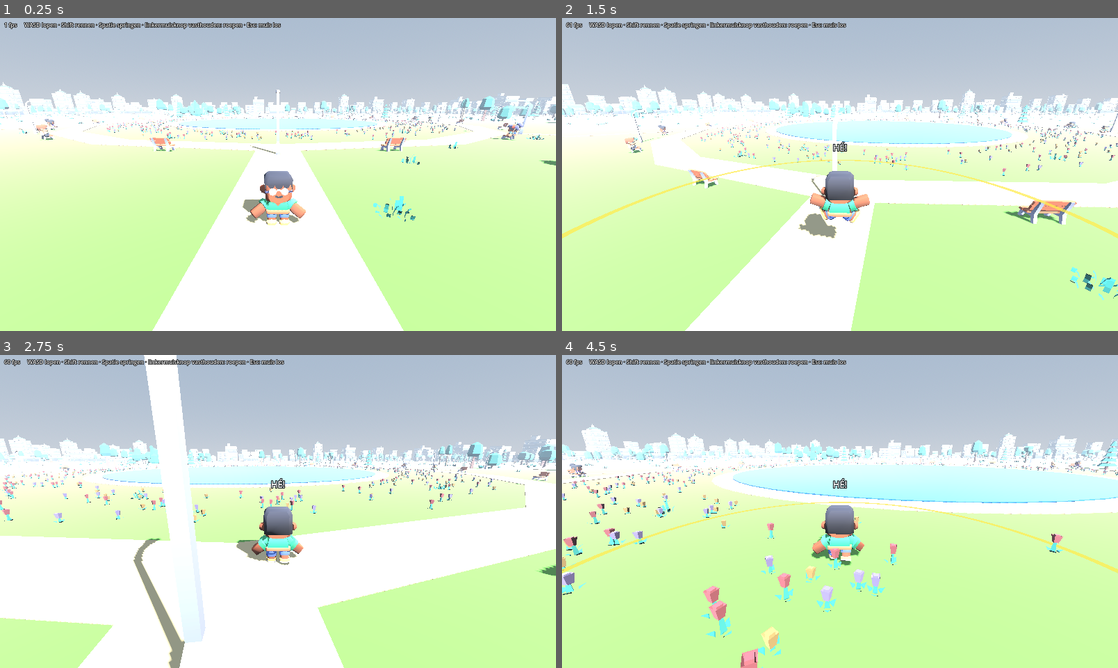
Above: before the commit, frames 1-4 (two rows, left to right).
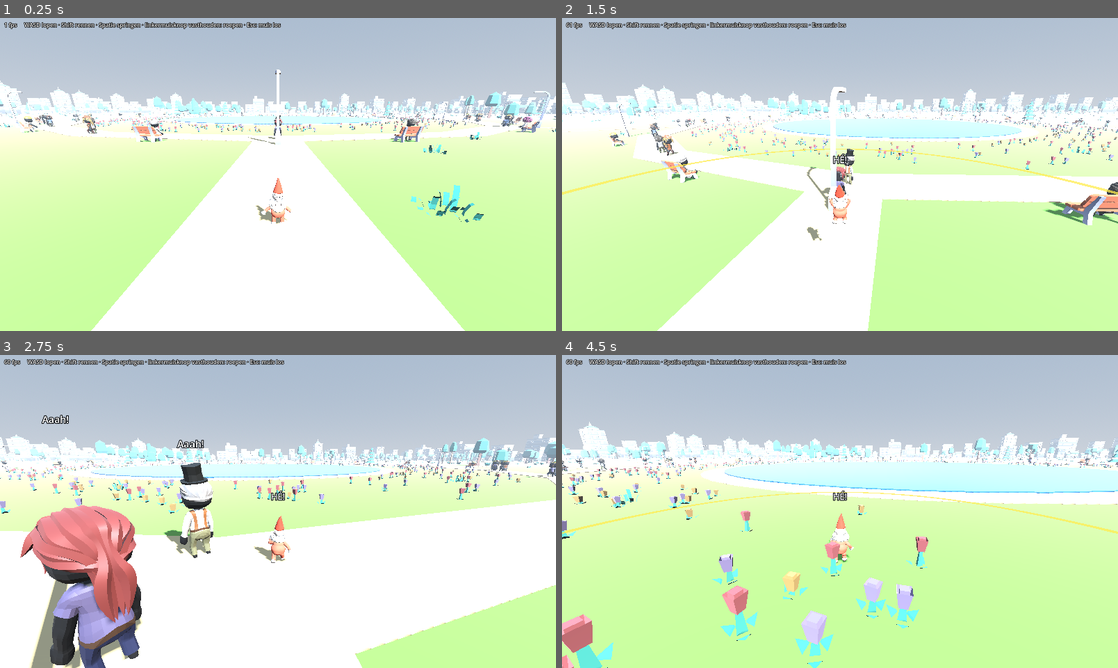
Above: after the commit, the same moments.

Repository: Vampie/GTKW_144.P
Game: Godot game, scene res://main.tscn
Two runs of this game, one before a commit and one after it. Both use one fixed random seed, a clock stepped at 60 frames per second and the inputs below.
Inputs (mouse positions are in pixels of both pictures, inside the frame that each line leads up to):
- Up to frame 1 (0.25 s): no input
- Up to frame 2 (1.5 s): tap Enter at 0.5 s; move the mouse to (867, 174) at 0.52 s; hold Shift 0.53-1.28 s; hold W from 0.53 s (still down); click (867, 174) at 0.67 s; tap Space at 0.77 s; move the mouse to (812, 174) at 1.27 s; tap Shift at 1.35 s; click (812, 174) at 1.42 s
- Up to frame 3 (2.75 s): keep holding W; tap Space at 1.52 s; move the mouse to (289, 505) at 2.02 s; hold Shift from 2.03 s (still down); click (289, 505) at 2.17 s
- Up to frame 4 (4.5 s): keep holding W; move the mouse to (834, 517) at 2.77 s; release Shift at 2.78 s; tap Shift at 2.85, 4.35 s; click (834, 517) at 2.92 s; tap Space at 3.02, 3.77 s; move the mouse to (878, 514) at 3.52 s; hold Shift 3.53-4.28 s; click (878, 514) at 3.67 s; move the mouse to (795, 508) at 4.27 s; click (795, 508) at 4.42 s

The runs differ from the first frame. In frame 1, 17% of the frame differs, in the area x 0-100%, y 16-100%; in frame 2, 15%; in frame 3, 30%, in the area x 0-100%, y 0-100%; in frame 4, 17%.

Commit message:
Humeur, Quaternius-figuren, kabouter als speler en 120 mensen

Diff:
--- a/Game/project.godot
+++ b/Game/project.godot
@@ -19,6 +19,10 @@
 window/size/viewport_width=1600
 window/size/viewport_height=900
 
+[filesystem]
+
+import/blender/enabled=false
+
 [layer_names]
 
 3d_physics/layer_1="wereld"
--- a/Game/scripts/main.gd
+++ b/Game/scripts/main.gd
@@ -7,10 +7,12 @@
 ##   --bench  turn the camera for 10 seconds, print the frame rate and quit
 ##   --cam=x,y,z,tx,ty,tz   look from x,y,z at tx,ty,tz
 
-const PEOPLE := 30
-const SITTING := 8
-const MODELS := ["female-a", "female-b", "female-c", "female-d", "female-e", "female-f",
-	"male-b", "male-c", "male-d", "male-e", "male-f", "male-g", "worker"]
+const PEOPLE := 120
+const SITTING := 20
+const MODELS := ["Casual_Female", "Casual2_Female", "Casual2_Male", "Casual3_Female", "Casual3_Male",
+	"Chef_Female", "Chef_Male", "Doctor_Female_Old", "Doctor_Female_Young", "Doctor_Male_Old",
+	"Doctor_Male_Young", "OldClassy_Female", "OldClassy_Male", "Suit_Female", "Worker_Female",
+	"Worker_Male", "Cowboy_Female", "Cowboy_Male", "Kimono_Female", "Kimono_Male"]
 const TYPES := [Visitor.Type.CURIOUS, Visitor.Type.CURIOUS, Visitor.Type.CURIOUS, Visitor.Type.CURIOUS,
 	Visitor.Type.SKITTISH, Visitor.Type.SKITTISH, Visitor.Type.SKITTISH,
 	Visitor.Type.GRUMPY, Visitor.Type.GRUMPY, Visitor.Type.HEADPHONES, Visitor.Type.HEADPHONES]
@@ -109,7 +111,7 @@
 	for n in PEOPLE:
 		var v := Visitor.new()
 		v.park = park
-		v.model_path = "res://assets/characters/character-%s.glb" % MODELS[rng.randi() % MODELS.size()]
+		v.model_path = "res://assets/characters/%s.gltf" % MODELS[rng.randi() % MODELS.size()]
 		v.type = TYPES[rng.randi() % TYPES.size()]
 		if n < SITTING:
 			v.mode = Visitor.Mode.SIT
--- a/Game/scripts/park.gd
+++ b/Game/scripts/park.gd
@@ -27,8 +27,8 @@
 const LAMP_TURN := 0.0
 const ROAD_TURN := 0.0
 const BUILDING_TURN := 0.0
-const SEAT_FORWARD := -0.25  # seat position relative to the middle of the bench
-const SEAT_HEIGHT := 0.55    # the sit animation sits on the ground, the bench seat is higher
+const SEAT_FORWARD := 0.35   # where a sitter stands before sitting down, from the middle of the bench
+const SEAT_HEIGHT := 0.0     # the sit animation already lowers the hips onto chair height
 
 const TREES := ["tree_default", "tree_oak", "tree_detailed", "tree_fat", "tree_simple",
 	"tree_tall", "tree_default_dark", "tree_oak_dark", "tree_pineRoundA", "tree_pineTallA"]
--- a/Game/scripts/person.gd
+++ b/Game/scripts/person.gd
@@ -3,11 +3,19 @@
 
 ## Shared body of the player and the park visitors: model, animations and speech bubble.
 
-const SCALE := 2.4           # Kenney mini characters are 0.7 tall; this makes them about 1.7 m
-const WALK_ANIM := 2.5       # speed in m/s at which the walk animation plays at normal speed
-const RUN_ANIM := 5.5        # same for the sprint animation
-const LOOPS := ["idle", "walk", "sprint", "sit", "fall"]
+const SCALE := 0.55          # Quaternius characters are about 3.2 tall; this makes them about 1.75 m
+const WALK_ANIM := 0.8       # ground speed in m/s the Quaternius walk animation was made for (measured from the feet)
+const RUN_ANIM := 2.3        # same for the run animation
+const MAX_ANIM_SPEED := 3.0  # never play a walk or run faster than this; above it the feet slide instead
+# What the game asks for -> animation in the models. The Quaternius pack has no wave
+# or angry emote, so a jump says hello and a punch in the air says go away.
+# Only the player's gnome has "Shout".
+const ANIMS := {"idle": "Idle", "walk": "Walk", "sprint": "Run", "jump": "Jump",
+	"sit": "SitDown", "wave": "Jump", "angry": "Punch", "scared": "RecieveHit", "shout": "Shout"}
+const LOOPS := ["idle", "walk", "sprint"]
 
+var walk_anim := WALK_ANIM  # a model with other step lengths sets its own values before setup()
+var run_anim := RUN_ANIM
 var model: Node3D
 var anim: AnimationPlayer
 var bubble := Label3D.new()
@@ -15,41 +23,46 @@
 var _bubble_left := 0.0
 
 
-func setup(model_path: String) -> void:
+## height: of the person in metres after scaling; sets the collision capsule and the speech bubble.
+func setup(model_path: String, model_scale := SCALE, height := 1.7) -> void:
 	var capsule := CapsuleShape3D.new()
-	capsule.radius = 0.35
-	capsule.height = 1.7
+	capsule.radius = minf(0.35, height / 3.0)
+	capsule.height = height
 	var shape := CollisionShape3D.new()
 	shape.shape = capsule
-	shape.position.y = 0.85
+	shape.position.y = height / 2.0
 	add_child(shape)
-	model = load(model_path).instantiate()
-	model.scale = Vector3.ONE * SCALE
+	model = load(model_path).instantiate()  # looks along +Z
+	model.scale = Vector3.ONE * model_scale
 	add_child(model)
 	anim = model.find_child("AnimationPlayer", true, false)
 	for n: String in LOOPS:
-		anim.get_animation(n).loop_mode = Animation.LOOP_LINEAR
+		anim.get_animation(ANIMS[n]).loop_mode = Animation.LOOP_LINEAR
 	bubble.billboard = BaseMaterial3D.BILLBOARD_ENABLED
 	bubble.no_depth_test = true
 	bubble.fixed_size = true
 	bubble.pixel_size = 0.0012
 	bubble.outline_size = 12
-	bubble.position.y = 2.4
+	bubble.position.y = height * 1.4
 	bubble.visible = false
 	add_child(bubble)
 
 
-func play(anim_name: String, speed := 1.0) -> void:
-	if anim.current_animation != anim_name or not anim.is_playing():
+## One-shot animations (sit, jump) hold their last pose; restart plays one again from the start.
+func play(what: String, speed := 1.0, restart := false) -> void:
+	var anim_name: String = ANIMS[what]
+	if restart:
+		anim.stop(true)
+	if restart or anim.assigned_animation != anim_name:
 		anim.play(anim_name, 0.2)
 	anim.speed_scale = speed
 
 
 func play_move(speed: float) -> void:
 	if speed < 3.0:
-		play("walk", speed / WALK_ANIM)
+		play("walk", minf(speed / walk_anim, MAX_ANIM_SPEED))
 	else:
-		play("sprint", speed / RUN_ANIM)
+		play("sprint", minf(speed / run_anim, MAX_ANIM_SPEED))
 
 
 func say(text: String, seconds := 3.0, size := 40) -> void:
--- a/Game/scripts/player.gd
+++ b/Game/scripts/player.gd
@@ -11,24 +11,28 @@
 const MAX_RADIUS := 45.0
 const FULL_CHARGE := 1.5  # seconds of holding for the loudest shout
 const MOUSE_SPEED := 0.003
+const MODEL := "res://assets/characters/gnome/gnome.glb"  # made in metres, 1.02 m tall with hat
 
 var pivot := Node3D.new()
 var ring := MeshInstance3D.new()
-var charge := -1.0  # seconds the shout button is held; below 0 when not shouting
+var charge := -1.0      # seconds the shout button is held; below 0 when not shouting
+var shout_left := 0.0   # seconds left of the shout animation
 
 
 func _ready() -> void:
 	collision_layer = 2
 	collision_mask = 1 | 4  # world and visitors
-	setup("res://assets/characters/character-male-a.glb")
-	pivot.position.y = 1.6
+	walk_anim = 0.23  # the gnome takes small steps (measured from its feet)
+	run_anim = 3.2    # measured 0.8, but true-to-speed legs look too frantic; now 1.25x when walking, 2.5x when running
+	setup(MODEL, 1.0, 1.0)
+	pivot.position.y = 1.1
 	pivot.rotation.x = -0.3
 	add_child(pivot)
 	var arm := SpringArm3D.new()
 	var probe := SphereShape3D.new()
 	probe.radius = 0.3
 	arm.shape = probe
-	arm.spring_length = 6.0
+	arm.spring_length = 4.0
 	arm.collision_mask = 1
 	pivot.add_child(arm)
 	arm.add_excluded_object(get_rid())
@@ -69,12 +73,15 @@
 		velocity.y = JUMP
 	move_and_slide()
 	face(dir, delta)
+	shout_left -= delta
 	if not is_on_floor():
-		play("jump" if velocity.y > 0.0 else "fall")
-	elif dir == Vector3.ZERO:
+		play("jump")
+	elif dir != Vector3.ZERO:
+		play_move(speed)
+	elif shout_left > 0.0:
+		play("shout")
+	else:
 		play("idle")
-	else:
-		play_move(speed)
 	if charge >= 0.0:
 		charge += delta
 		ring.scale = Vector3(radius(), 1.0, radius())
@@ -97,6 +104,8 @@
 	var loud := inverse_lerp(MIN_RADIUS, MAX_RADIUS, r)
 	say("HÉ!" if loud < 0.6 else "HÉÉÉ!", 1.5, int(lerpf(36.0, 72.0, loud)))
 	get_tree().call_group("npc", "hear", self, r)
+	play("shout", 1.0, true)
+	shout_left = 2.0  # length of the gnome's Shout animation
 	charge = -1.0
 	ring.visible = false
 
--- a/Game/scripts/visitor.gd
+++ b/Game/scripts/visitor.gd
@@ -10,12 +10,16 @@
 const WALK := 1.6
 const RUN := 6.0
 const REACT_TIME := 10.0  # seconds before a visitor goes back to what it was doing
+const FED_UP := 3.0       # annoyance at which anyone who hears you turns grumpy
+const CALM_DOWN := 20.0   # seconds to forget one shout
 const CURIOUS_LINES := ["Ja?", "Hallo?", "Wie roept daar?"]
 const GRUMPY_LINES := ["Wat?!", "Niet zo roepen!", "Hou je mond!", "Pfff..."]
 
 var park: Park
 var model_path: String
-var type := Type.CURIOUS
+var type := Type.CURIOUS         # how the visitor reacts now; changes with its mood
+var personality := Type.CURIOUS  # how the visitor reacts when calm
+var annoyance := 0.0             # +1 per shout heard, slowly goes back to 0
 var mode := Mode.WANDER
 var home := Transform3D()  # seat or group spot; unused while wandering
 var target := -1           # path node the visitor walks to
@@ -34,6 +38,7 @@
 	collision_mask = 1  # world only: visitors walk through each other instead of jamming the paths
 	setup(model_path)
 	add_to_group("npc")
+	personality = type
 	lane = Vector3(randf_range(-1.2, 1.2), 0.0, randf_range(-1.2, 1.2))
 
 
@@ -44,6 +49,10 @@
 	if type == Type.HEADPHONES:
 		say("La la la...", 2.0)  # hears only music; the default font has no music note glyph
 		return
+	annoyance += 1.0
+	var fed_up := annoyance >= FED_UP and type != Type.GRUMPY
+	if fed_up:
+		type = Type.GRUMPY
 	if mode == Mode.SIT and global_position.distance_to(home.origin) < 0.1:
 		global_position = home.origin + home.basis.z * 0.9 - Vector3.UP * home.origin.y  # stand up, off the bench
 	shouter = from
@@ -54,13 +63,16 @@
 			say(CURIOUS_LINES.pick_random())
 		Type.SKITTISH:
 			say("Aaah!", 2.0)
-			play("jump")
+			play("scared", 1.0, true)
 		Type.GRUMPY:
-			say(GRUMPY_LINES.pick_random(), 4.0)
-			play("emote-no")
+			say("Nu is het genoeg!" if fed_up else GRUMPY_LINES.pick_random(), 4.0)
+			play("angry", 1.0, true)
 
 
 func _physics_process(delta: float) -> void:
+	annoyance = maxf(annoyance - delta / CALM_DOWN, 0.0)
+	if type != personality and annoyance < 1.0 and react <= 0.0:
+		type = personality  # calmed down
 	if react > 0.0:
 		react -= delta
 		_react(delta)
@@ -85,14 +97,15 @@
 				if not waved:
 					waved = true
 					say("Hoi!", 3.0)
-					play("emote-yes")
+					play("wave", 1.0, true)
 		Type.SKITTISH:
 			if react > REACT_TIME - 0.6:
-				_halt(delta)  # the jump animation is the scare
+				_halt(delta)  # the scared animation plays first
 			elif react > REACT_TIME - 6.0:
 				_walk_to(global_position - to.normalized() * 10.0, RUN, delta)
 			else:
 				_halt(delta)
+				play("idle")
 		Type.GRUMPY:
 			_halt(delta)
 			face(to, delta)
--- a/Game/tests/selfcheck.gd
+++ b/Game/tests/selfcheck.gd
@@ -28,6 +28,23 @@
 	check(park.seats.size() >= 16, "te weinig zitplaatsen: %d" % park.seats.size())
 	check(park.spots.size() == 9, "groepjes niet gevonden: %d plekken" % park.spots.size())
 
+	# mood: three shouts make a curious visitor grumpy, calming down brings it back
+	var v := Visitor.new()
+	v.park = park
+	v.model_path = "res://assets/characters/Casual2_Male.gltf"
+	root.add_child(v)
+	var shouter := Node3D.new()
+	root.add_child(shouter)
+	v.hear(shouter, 10.0)
+	v.hear(shouter, 10.0)
+	check(v.type == Visitor.Type.CURIOUS, "na twee keer roepen al chagrijnig")
+	v.hear(shouter, 10.0)
+	check(v.type == Visitor.Type.GRUMPY and v.bubble.text == "Nu is het genoeg!", "drie keer roepen maakt niet chagrijnig")
+	v.react = 0.0
+	v.annoyance = 0.5
+	v._physics_process(0.016)
+	check(v.type == Visitor.Type.CURIOUS, "kalmeert niet")
+
 	print("selfcheck %s: %d padpunten, %d bomen, %d zitplaatsen" %
 		["MISLUKT" if failed else "ok", park.points.size(), park.trees.size(), park.seats.size()])
 	quit(1 if failed else 0)
Not shown, added: Game/assets/characters/Casual2_Female.gltf
Not shown, added: Game/assets/characters/Casual2_Female.gltf.import
Not shown, added: Game/assets/characters/Casual2_Male.gltf
Not shown, added: Game/assets/characters/Casual2_Male.gltf.import
Not shown, added: Game/assets/characters/Casual3_Female.gltf
Not shown, added: Game/assets/characters/Casual3_Female.gltf.import
Not shown, added: Game/assets/characters/Casual3_Male.gltf
Not shown, added: Game/assets/characters/Casual3_Male.gltf.import
Not shown, added: Game/assets/characters/Casual_Female.gltf
Not shown, added: Game/assets/characters/Casual_Female.gltf.import
Not shown, added: Game/assets/characters/Casual_Male.gltf
Not shown, added: Game/assets/characters/Casual_Male.gltf.import
(and 68 more such lines)
